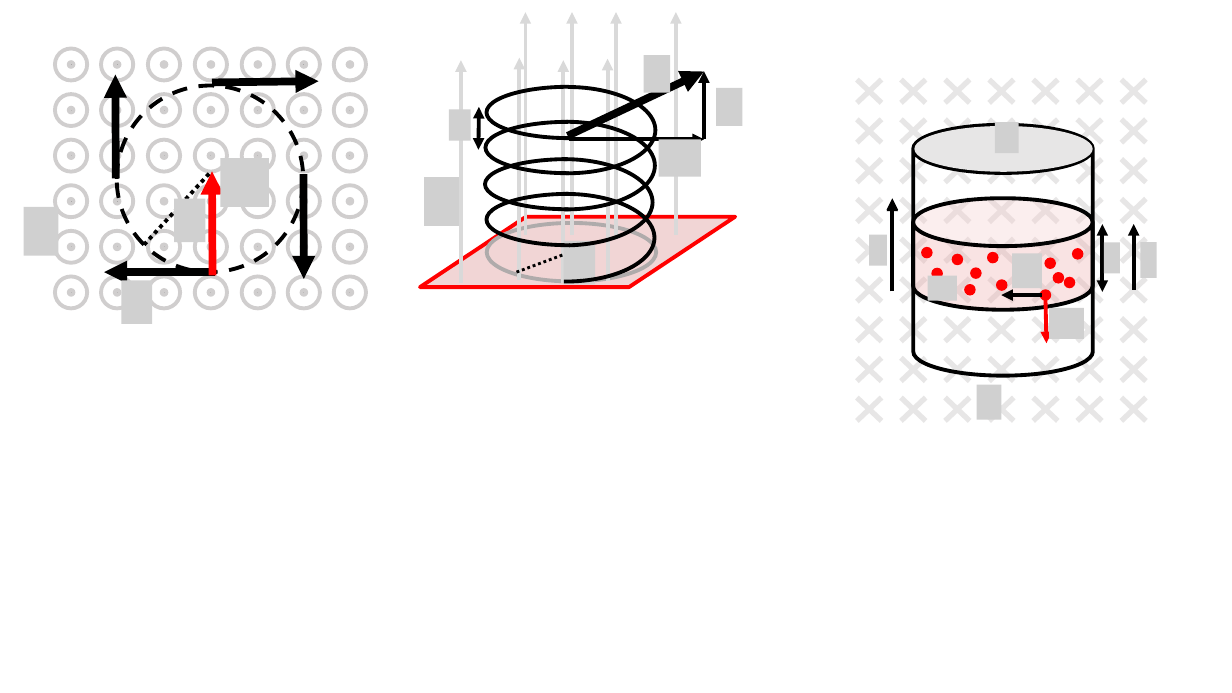
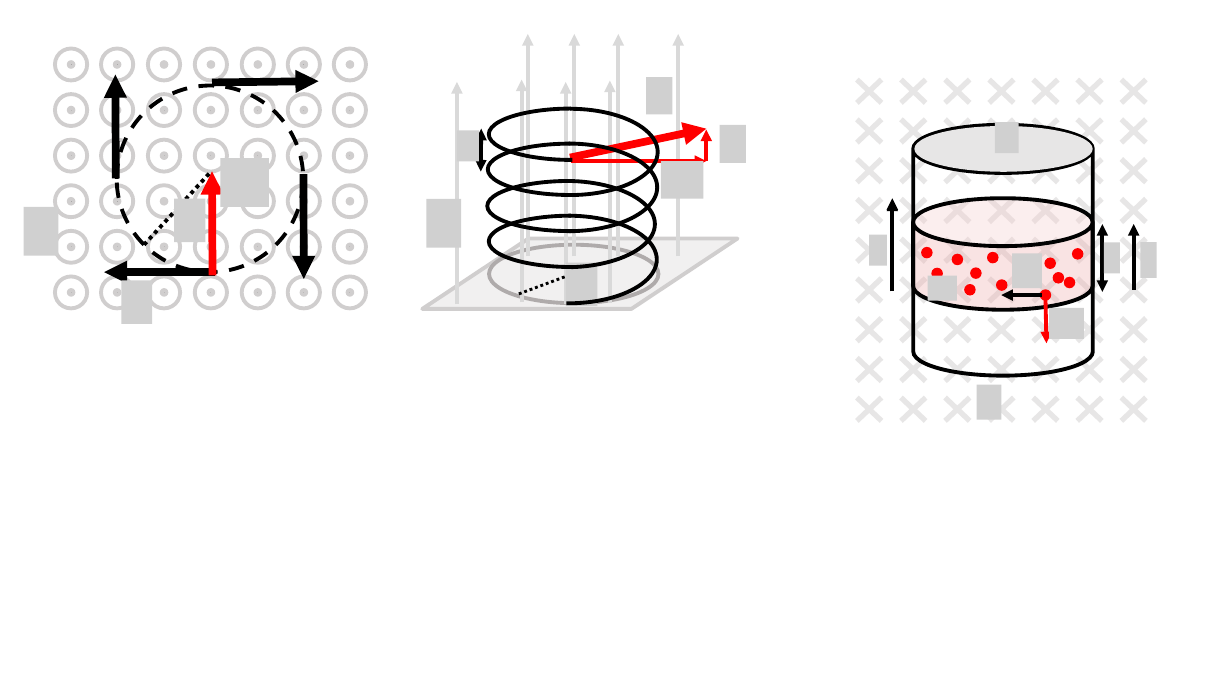
Before and after one commit to OSTP/PhysicsArtofModelling, a slide deck: slide 3 of tex/figures/MagneticForce/Figures.pptx. Drawn at 1232x693 pixels with LibreOffice and Linux fonts; fonts in the diff are those of the drawing; grey boxes stand for pictures. Boxes give left, top, right and bottom in pixels: in the first picture for what was removed or moved away, otherwise in the second. Text is boxed around its words. In the diff, an @@ line names an element or a change of style, - is before the commit and + after.

```diff
--- a/tex/figures/MagneticForce/Figures.pptx
+++ b/tex/figures/MagneticForce/Figures.pptx
@@ arrow moved from (461, 283) - (461, 60) to (457, 305) - (457, 82) @@
@@ picture removed at bbox=[716, 88, 743, 126] @@
@@ picture removed at bbox=[449, 109, 471, 140] @@
@@ picture added at bbox=[457, 130, 480, 162] @@
@@ arrow moved from (567, 136) - (704, 71) to (570, 158) - (706, 128) @@
@@ arrow (570, 158) - (706, 128): stroke #000000 6 pt to #FF0000 6 pt @@
@@ arrow moved from (704, 140) - (704, 71) to (706, 161) - (706, 129) @@
@@ arrow (706, 161) - (706, 129): stroke #000000 3 pt to #FF0000 3 pt @@
@@ picture added at bbox=[720, 125, 747, 163] @@
@@ arrow (571, 161) - (706, 161): stroke #000000 3 pt to #FF0000 3 pt @@
@@ 5 arc (boxed as its full ellipse)s, 5 arrows, 3 pictures, 1 ellipse, 1 double arrow, 1 parallelogram: place and size @@
-5 arc (boxed as its full ellipse)s, 5 arrows, 3 pictures, 1 ellipse, 1 double arrow, 1 parallelogram at bbox=[421, 12, 736, 287]
+5 arc (boxed as its full ellipse)s, 5 arrows, 3 pictures, 1 ellipse, 1 double arrow, 1 parallelogram at bbox=[422, 34, 738, 309]
@@ parallelogram at bbox=[422, 238, 738, 309]: fill #E7B8B7 at 58% opacity to #E7E6E6 at 58% opacity; outline #FF0000 3 pt to #D0CECE 3 pt @@
@@ 3 arc (boxed as its full ellipse)s, 3 arrows, 1 picture: place and size @@
-3 arc (boxed as its full ellipse)s, 3 arrows, 1 picture at bbox=[475, 12, 704, 285]
+3 arc (boxed as its full ellipse)s, 3 arrows, 1 picture at bbox=[478, 34, 706, 306]
@@ line moved from (517, 273) - (572, 251) to (519, 294) - (575, 274) @@
```
Also in this commit, not shown: 2 other slides changed, 5 slides added, 4 slides removed.
